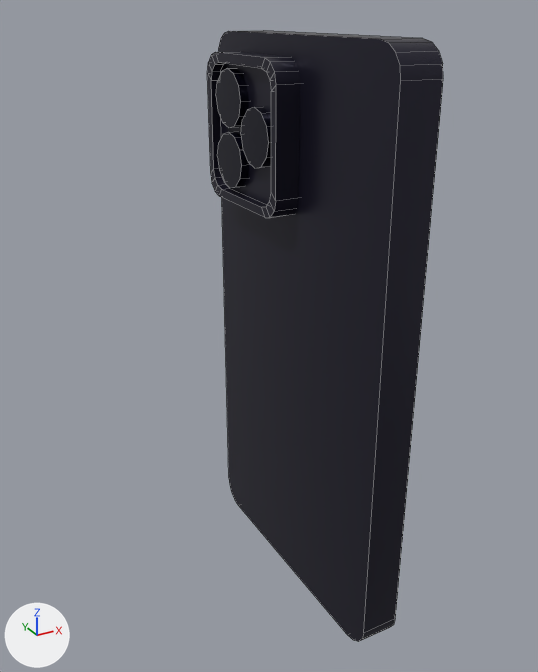
Renders of the FBX model jetski/geometry/phone.fbx from each side of a commit.
Both versions are drawn from a 50 mm camera at (-2.44, -3.92, 4.68) aimed at (-0.31, -0.05, 2.74). The lights are fixed; the arrows at lower left show +X, +Y and +Z. The picture after the commit comes second. Mesh edges are drawn as thin lines. Where no turn or scale is listed for an object, it has been applied to the vertices.

Before the edit, the objects in view are built like this:
```python
me_cube_002 = bpy.data.meshes.new('Cube.002')
me_cube_002.from_pydata(...)  # 64 vertices, 49 faces; spans x -0.089..0.089, y -0.465..0.465, z -0.465..0.465
me_cube_002.materials.append(mat_phone)  # dark blue #252334
me_cube_004 = bpy.data.meshes.new('Cube.004')
me_cube_004.from_pydata(...)  # 60 vertices, 42 faces; spans x -0.13..0.13, y -1.0..1.0, z 0.79..4.55
# faces by material slot: [41, 1]
me_cube_004.materials.append(mat_phone)  # dark blue #252334
me_cube_004.materials.append(mat_screen)  # black #000000, glowing blue #c2c5ff
me_cylinder = bpy.data.meshes.new('Cylinder')
me_cylinder.from_pydata(...)  # 72 vertices, 39 faces; spans x -0.182..0.182, y -0.538..0.182, z -0.182..0.571
me_cylinder.materials.append(mat_camera)  # black #161629
ob_camerahouse = bpy.data.objects.new('CameraHouse', me_cube_002)
ob_camerahouse.location = (-0.195, 0.376, 3.962)
ob_cameras = bpy.data.objects.new('Cameras', me_cylinder)
ob_cameras.location = (-0.096, 0.549, 3.768)
ob_phone = bpy.data.objects.new('Phone', me_cube_004)
ob_phone.location = (0.0, 0.0, 0.0)
```
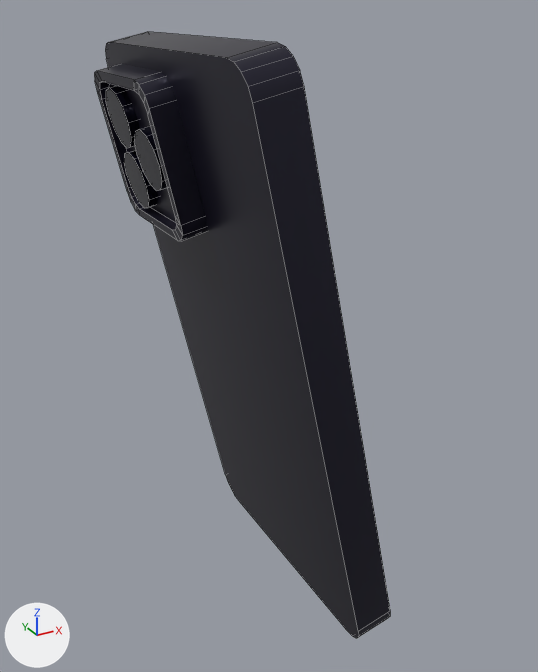
Where the newer file only moved an object's origin or applied its transform, the numbers keep the older frame.

Location of each change, (x1, y1, x2, y2) in pixels of the pictures (538 x 672 px):
'Phone', moved, turned
    before: (218, 30, 443, 642)
    after: (105, 31, 390, 638)
'CameraHouse', reshaped (21% wider, 7% taller)
    before: (207, 52, 300, 218)
    after: (94, 64, 207, 241)
'Cameras', reshaped
    before: (216, 68, 271, 188)
    after: (106, 85, 167, 208)

The edits, one by one:
me_cylinder is used by ob_cameras; location (-0.096, 0.549, 3.768).
me_cylinder had 72 vertices, 39 faces and spanned x -0.182..0.182, y -0.538..0.182, z -0.182..0.571.
me_cylinder now has 72 vertices, 39 faces and spans x -0.952..-0.634, y -0.543..0.179, z -0.245..0.524.
me_cylinder part 2: the whole mesh is multiplied about its middle by the matrix ((0.423, 0.005, -0.219), (-0.002, 1.0, -0.004), (0.095, 0.005, 0.976)), then moved by (-0.794, -0.004, -0.056).
me_cube_004 is used by ob_phone; location (0.0, 0.0, 0.0).
me_cube_004 had 60 vertices, 42 faces and spanned x -0.13..0.13, y -1.0..1.0, z 0.79..4.55.
me_cube_004 now has 60 vertices, 42 faces and spans x -0.56..0.52, y -1.01..1.01, z 0.82..4.55.
me_cube_004 part 3: the whole mesh is turned -12.6 degrees about the y axis through its middle, then moved by (-0.02, 0.0, 0.02).
me_cube_002 is used by ob_camerahouse; location (-0.195, 0.376, 3.962).
me_cube_002 had 64 vertices, 49 faces and spanned x -0.089..0.089, y -0.465..0.465, z -0.465..0.465.
me_cube_002 now has 64 vertices, 49 faces and spans x -0.876..-0.497, y -0.471..0.462, z -0.529..0.42.
me_cube_002 part 1: the whole mesh is multiplied about its middle by the matrix ((0.976, 0.005, -0.219), (-0.006, 1.0, -0.004), (0.219, 0.005, 0.976)), then moved by (-0.686, -0.004, -0.054).
Object 'Phone' (ob_phone) moves from (0.0, 0.0, 0.0) to (-0.386, 0.0, 0.0).
